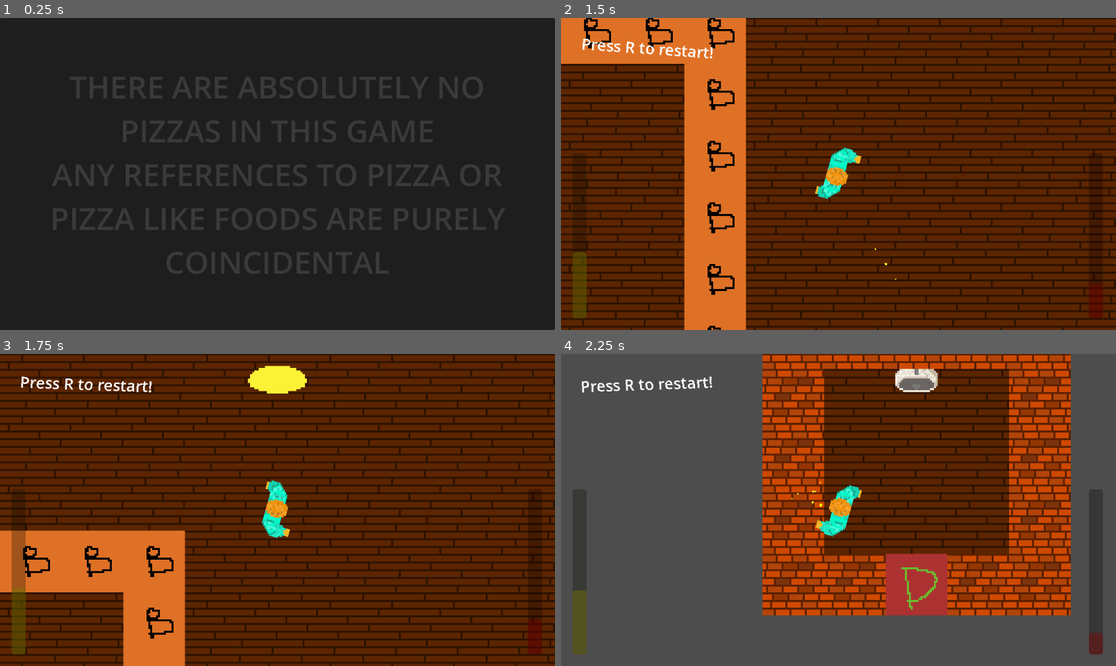
Above: before the commit, frames 1-4 (two rows, left to right).
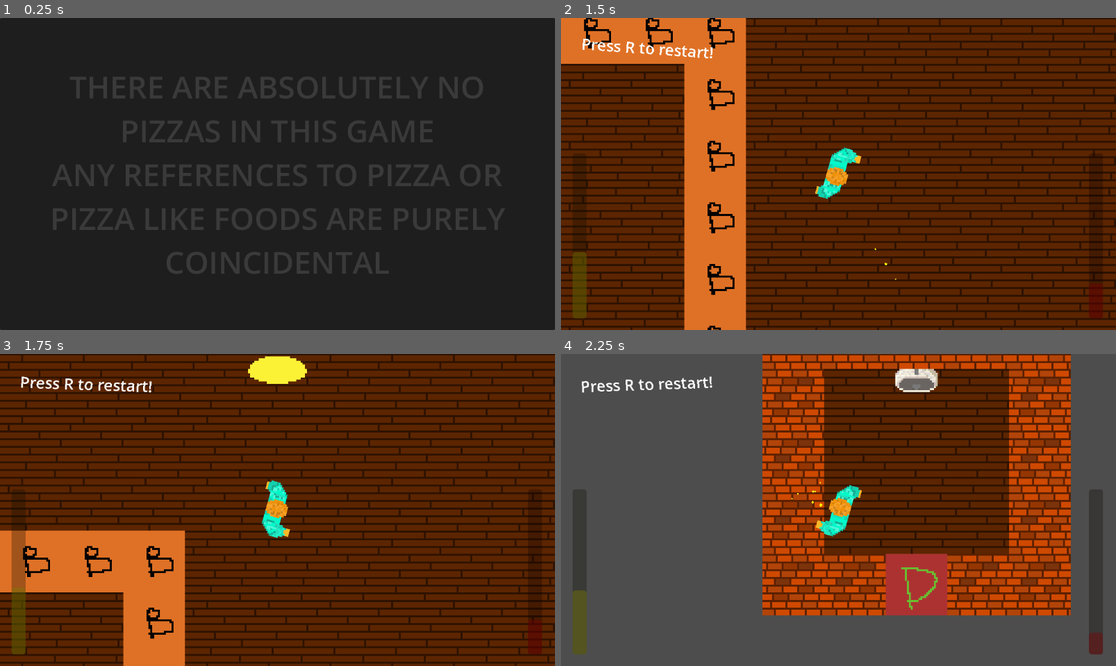
Above: after the commit, the same moments.

Repository: Jibby-Games/PizzaJam11
Game: Godot game, scene res://menu/intro.tscn
Same seed, same stepped clock (60 frames per second), same inputs: the game is played once before the commit and once after it.
Inputs (mouse positions are in pixels of both pictures, inside the frame that each line leads up to):
- Up to frame 1 (0.25 s): no input
- Up to frame 2 (1.5 s): move the mouse to (810, 236) at 0.52 s; press the mouse at (810, 236) at 0.53 s; hold W (up) from 0.53 s (still down); tap Enter at 1.25 s; move the mouse to (1005, 220) at 1.27 s; release the mouse at (1005, 220) at 1.28 s; click (1005, 220) at 1.35 s
- Up to frame 3 (1.75 s): keep holding W (up)
- Up to frame 4 (2.25 s): tap R (restart) at 2 s; move the mouse to (672, 463) at 2.02 s; release W (up) at 2.03 s; press the mouse at (672, 463) at 2.03 s; hold A (left) from 2.03 s (still down)

Frames 1-2 are identical in both runs. In frame 3, 0.7% of the frame differs, in the area x 44-56%, y 0-13%; in frame 4, nothing differs.

Commit message:
fix: tweak door trigger collider

Diff:
--- a/objects/door_trigger.tscn
+++ b/objects/door_trigger.tscn
@@ -3,8 +3,9 @@
 [ext_resource type="Script" path="res://objects/door_trigger.gd" id="1_x0syg"]
 [ext_resource type="Texture2D" uid="uid://dgelo3qpu5y5e" path="res://sprites/floor_glow.png" id="2_45duw"]
 
-[sub_resource type="CircleShape2D" id="CircleShape2D_qc1e3"]
-radius = 16.0
+[sub_resource type="CapsuleShape2D" id="CapsuleShape2D_rr1ih"]
+radius = 11.0
+height = 40.0
 
 [sub_resource type="CanvasItemMaterial" id="CanvasItemMaterial_bb2kk"]
 
@@ -52,10 +53,13 @@
 script = ExtResource("1_x0syg")
 
 [node name="CollisionShape2D" type="CollisionShape2D" parent="."]
-shape = SubResource("CircleShape2D_qc1e3")
+position = Vector2(0, -4)
+rotation = 1.57079
+shape = SubResource("CapsuleShape2D_rr1ih")
 
 [node name="CircleSprite" type="Sprite2D" parent="."]
 material = SubResource("CanvasItemMaterial_bb2kk")
+position = Vector2(0, -5)
 texture = ExtResource("2_45duw")
 
 [node name="AnimationPlayer" type="AnimationPlayer" parent="."]
